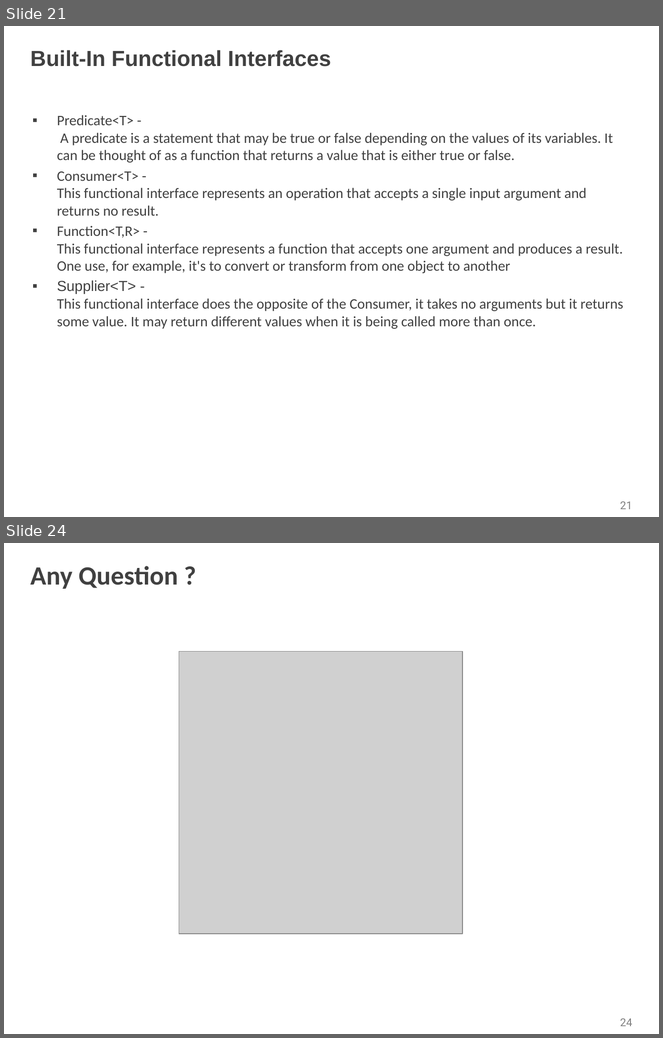
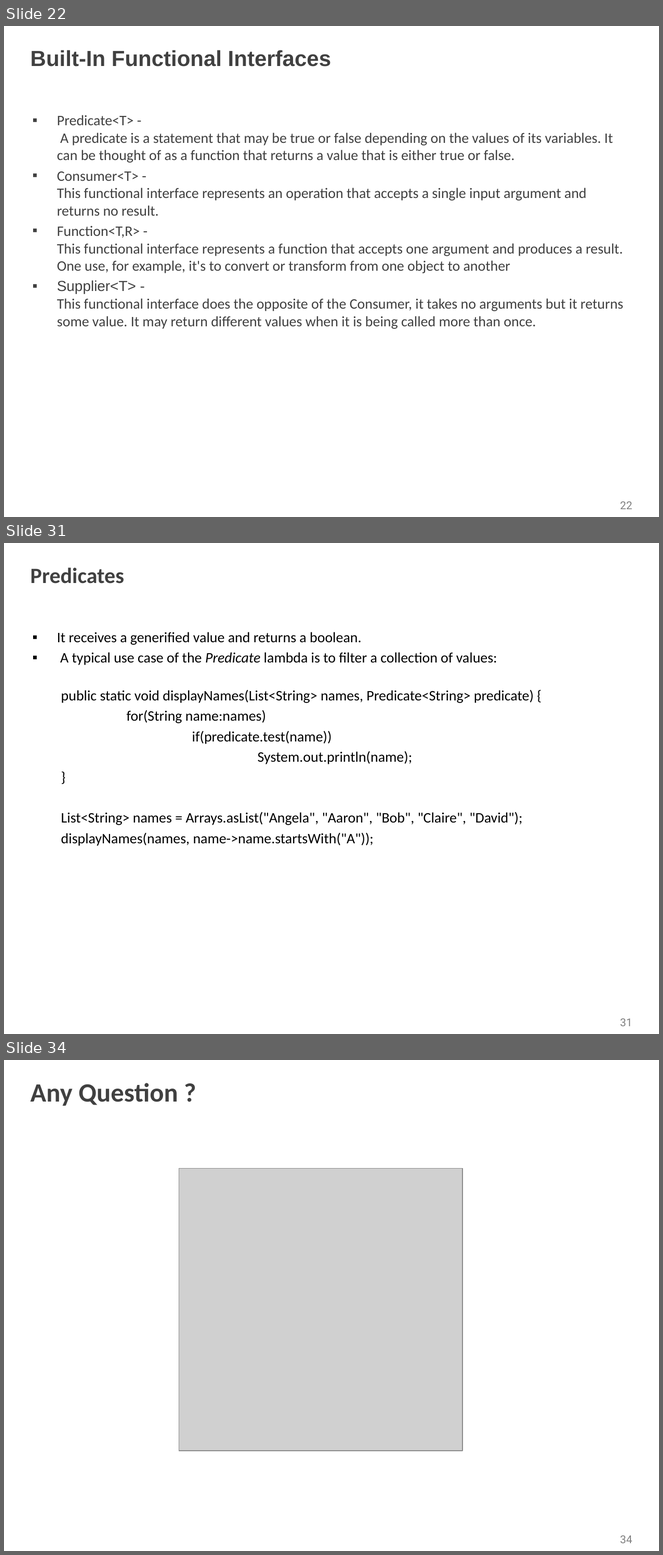
Before and after one commit to shalini06mittal/NCPIWS, a slide deck: ppt/Interfaces.pptx. Shown one above the other, each under a label of ours: slides 21 and 24 before the commit, slides 22, 31 and 34 after it; the slides between them are not shown. The pictures are 663x1038 and 663x1555 pixels, drawn with LibreOffice and Linux fonts; fonts in the diff are those of the drawing; grey boxes stand for pictures; background and template pictures are left out. Boxes give left, top, right and bottom in pixels: in the first picture for what was removed or moved away, otherwise in the second. Text is boxed around its words. In the diff, an @@ line names an element or a change of style, - is before the commit and + after.

```diff
--- a/ppt/Interfaces.pptx
+++ b/ppt/Interfaces.pptx
@@ slide 31 added at bbox=[4, 543, 659, 1034], background picture (left out); not listed: 1 template element that a slide beside it also shows @@
@@ title added at bbox=[31, 567, 124, 584], 24 pt, text #404040, bold @@
+Predicates
@@ text added at bbox=[57, 632, 534, 846], 16 pt, text #000000 @@
+▪ It receives a generified value and returns a boolean.
+▪ A typical use case of the Predicate lambda is to filter a collection of values:
+  public static void displayNames(List<String> names, Predicate<String> predicate) {
+  for(String name:names)
+  if(predicate.test(name))
+  System.out.println(name);
+  }
+  List<String> names = Arrays.asList("Angela", "Aaron", "Bob", "Claire", "David");
+  displayNames(names, name->name.startsWith("A"));
@@ what was slide 21 is now slide 22 @@
@@ page number at bbox=[620, 502, 633, 510]: text changed @@
-21
+22
@@ what was slide 24 is now slide 34 @@
@@ page number at bbox=[620, 1536, 633, 1544]: text changed @@
-24
+34
```
Also in this commit, not shown: 2 slides changed, 9 other slides added, 4 other files.
